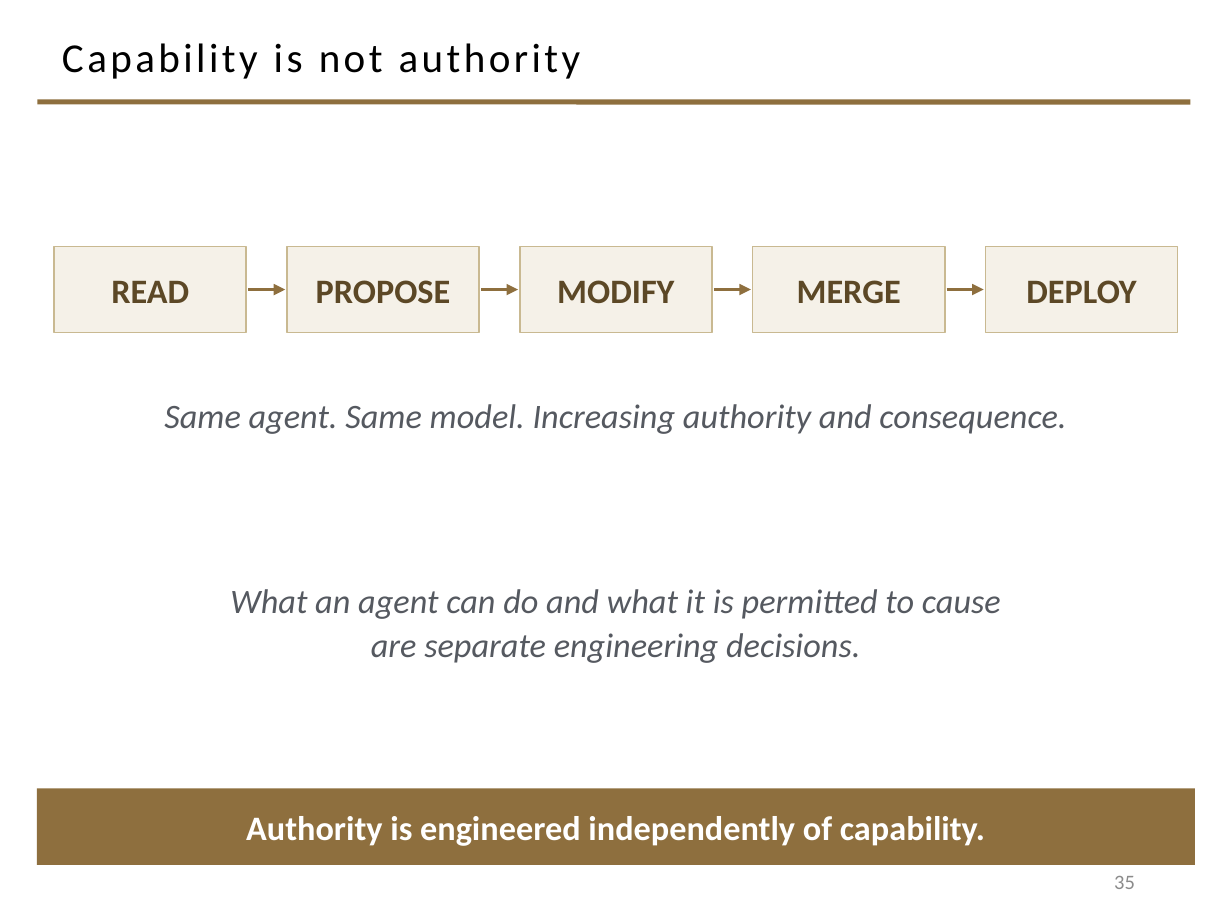
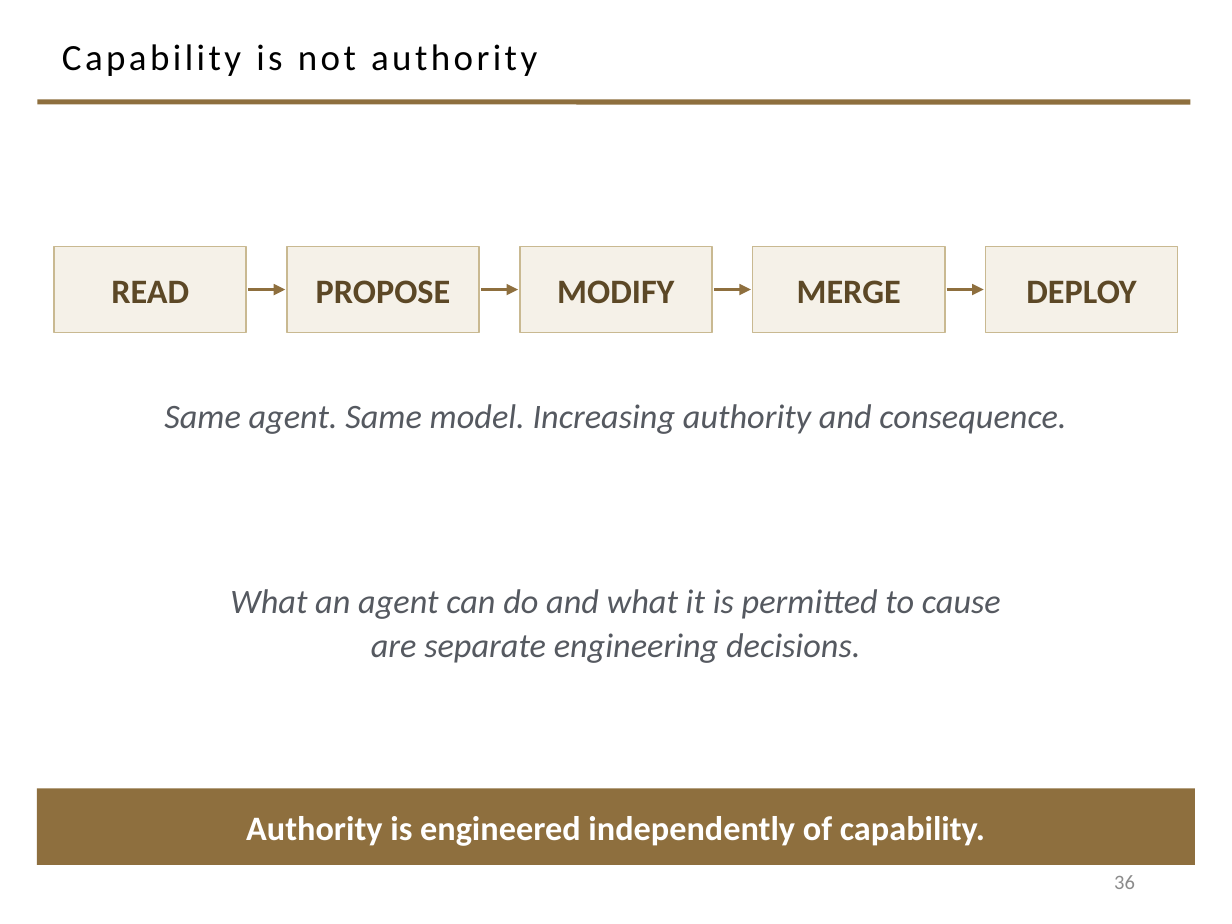
Before and after one commit to davisjam/model-based-agentic-software-engineering, a slide deck: slide 36 of course/lectures/act-2-delegation-and-control/01-delegation/2-1-Agents.pptx (slide 35 before the commit). Drawn at 1232x924 pixels with LibreOffice and Linux fonts; fonts in the diff are those of the drawing; background and template pictures are left out. Boxes give left, top, right and bottom in pixels: in the first picture for what was removed or moved away, otherwise in the second. Text is boxed around its words. In the diff, an @@ line names an element or a change of style, - is before the commit and + after.

```diff
--- a/course/lectures/act-2-delegation-and-control/01-delegation/2-1-Agents.pptx
+++ b/course/lectures/act-2-delegation-and-control/01-delegation/2-1-Agents.pptx
@@ title "Capability is not authority" at (62,44,537,76): size 24 to 21.6 pt @@
@@ page number at (1114,875,1135,889): text changed @@
-35
+36
```
Also in this commit, not shown: 34 other slides changed, 1 slide added, 1 other file.
